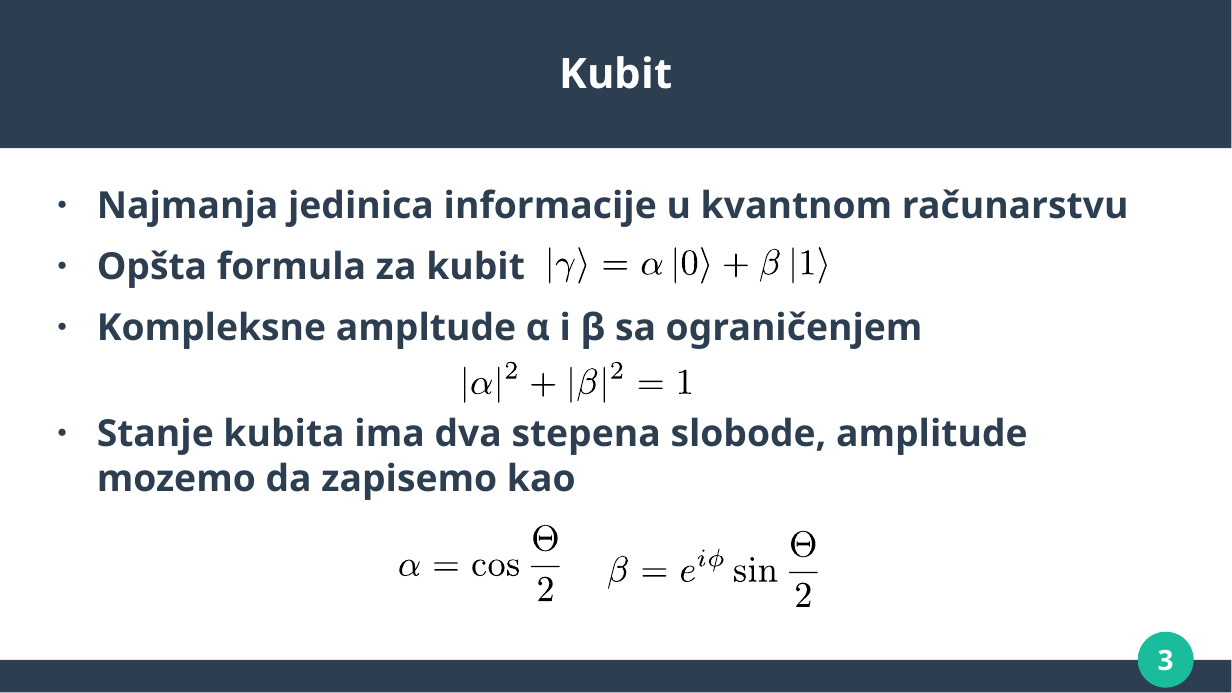
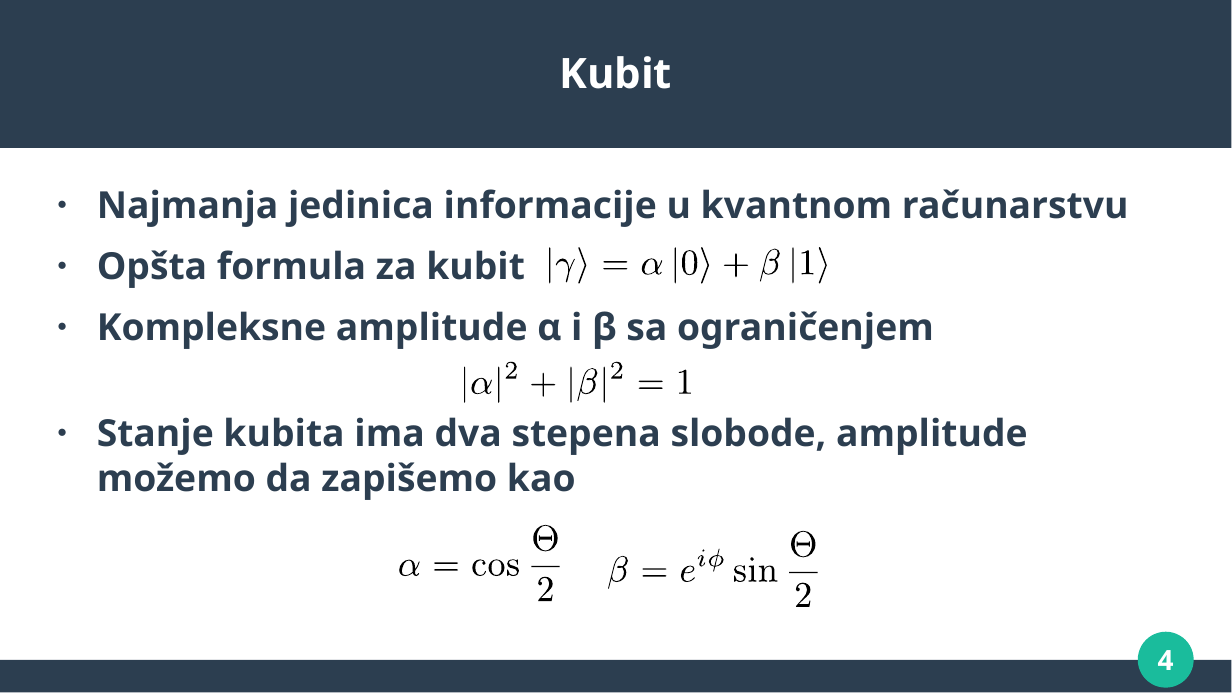
Before and after one commit to MilanBojic1999/Diplomski, a slide deck: slide 4 of presentation/Diplomski - prezentacija.pptx (slide 3 before the commit). Drawn at 1232x693 pixels with LibreOffice and Linux fonts; fonts in the diff are those of the drawing. Boxes give left, top, right and bottom in pixels: in the first picture for what was removed or moved away, otherwise in the second. Text is boxed around its words. In the diff, an @@ line names an element or a change of style, - is before the commit and + after.

```diff
--- a/presentation/Diplomski - prezentacija.pptx
+++ b/presentation/Diplomski - prezentacija.pptx
@@ text at (97,311,1028,500): text changed @@
-● Kompleksne ampltude α i β sa ograničenjem
-● Stanje kubita ima dva stepena slobode, amplitude mozemo da zapisemo kao
+● Kompleksne amplitude α i β sa ograničenjem
+● Stanje kubita ima dva stepena slobode, amplitude možemo da zapišemo kao
@@ outline redrawn in 4 elements at (642,258,662,275), (462,363,690,401), (609,533,816,606), (608,556,628,588) @@
@@ page number at (1158,650,1174,670): text changed @@
-3
+4
```
Also in this commit, not shown: 25 other slides changed, 2 slides added, 1 other file.
